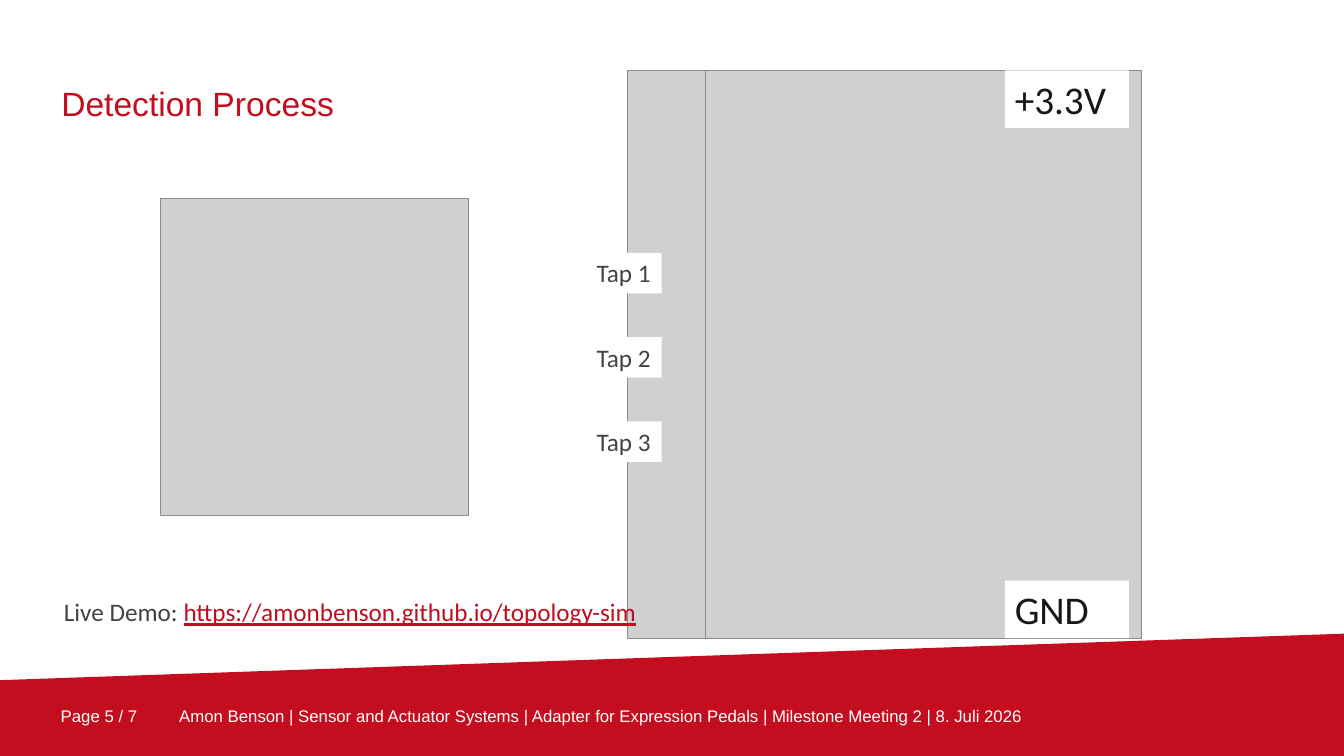
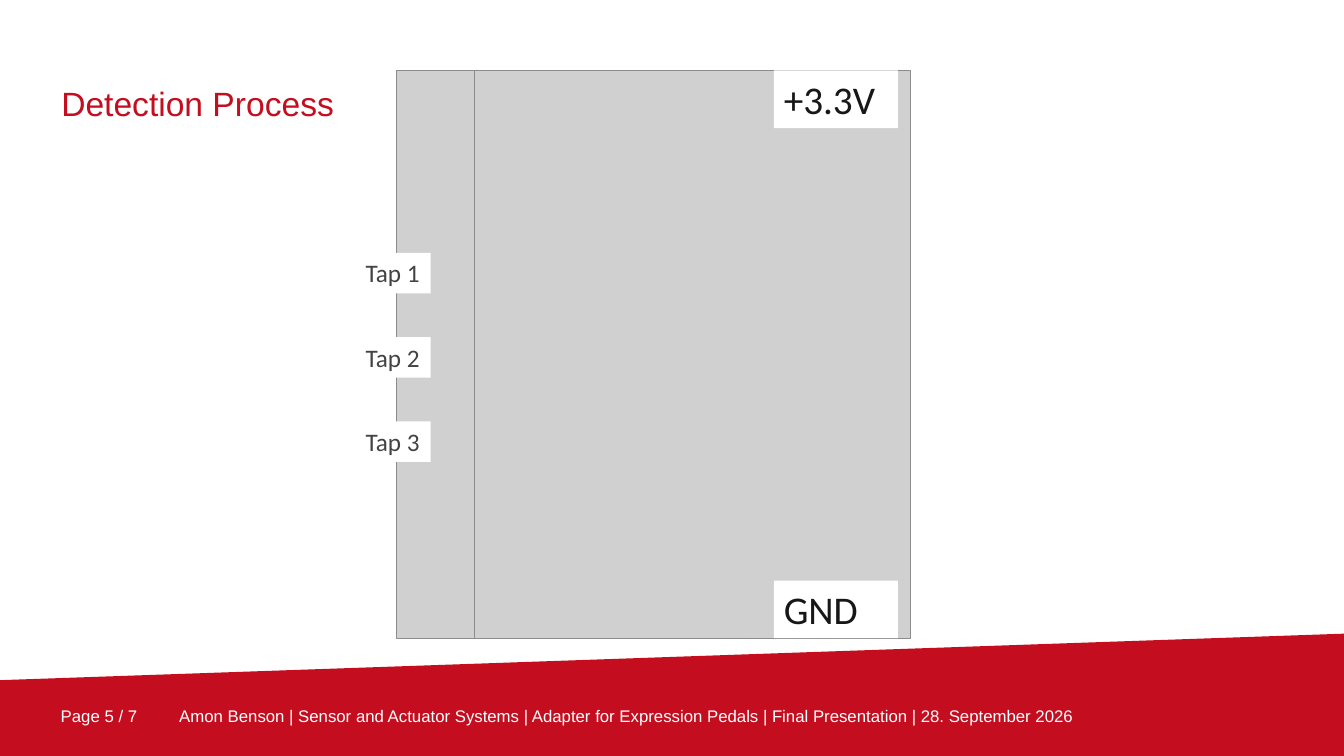
Before and after one commit to amonbenson/expad, a slide deck: slide 5 of presentations/Expression Controller Final.pptx. Drawn at 1344x756 pixels with LibreOffice and Linux fonts; fonts in the diff are those of the drawing; grey boxes stand for pictures; background and template pictures are left out. Boxes give left, top, right and bottom in pixels: in the first picture for what was removed or moved away, otherwise in the second. Text is boxed around its words. In the diff, an @@ line names an element or a change of style, - is before the commit and + after.

Commit message:
added web server and some bugfixes with specific Pedal models

```diff
--- a/presentations/Expression Controller Final.pptx
+++ b/presentations/Expression Controller Final.pptx
@@ picture removed at (160,199,468,515) @@
@@ 5 rectangles, 2 pictures: place and size @@
-5 rectangles, 2 pictures at (587,71,1142,638)
+5 rectangles, 2 pictures at (356,71,910,638)
@@ text removed at (64,601,636,628) @@
-Live Demo: https://amonbenson.github.io/topology-sim
@@ text at (179,710,1072,726): text changed @@
-Amon Benson | Sensor and Actuator Systems | Adapter for Expression Pedals | Milestone Meeting 2 | 8. Juli 2026
+Amon Benson | Sensor and Actuator Systems | Adapter for Expression Pedals | Final Presentation | 28. September 2026
```
Also in this commit, not shown: 13 other slides changed, 1 slide added, 1 slide removed, 23 other files.
